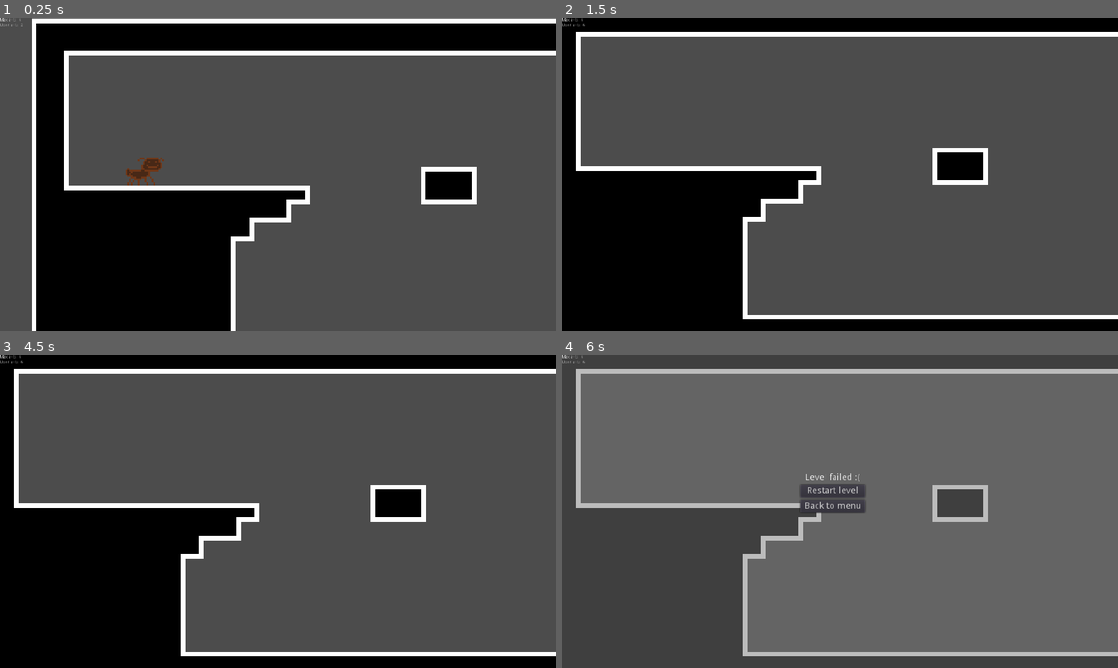
Above: before the commit, frames 1-4 (two rows, left to right).
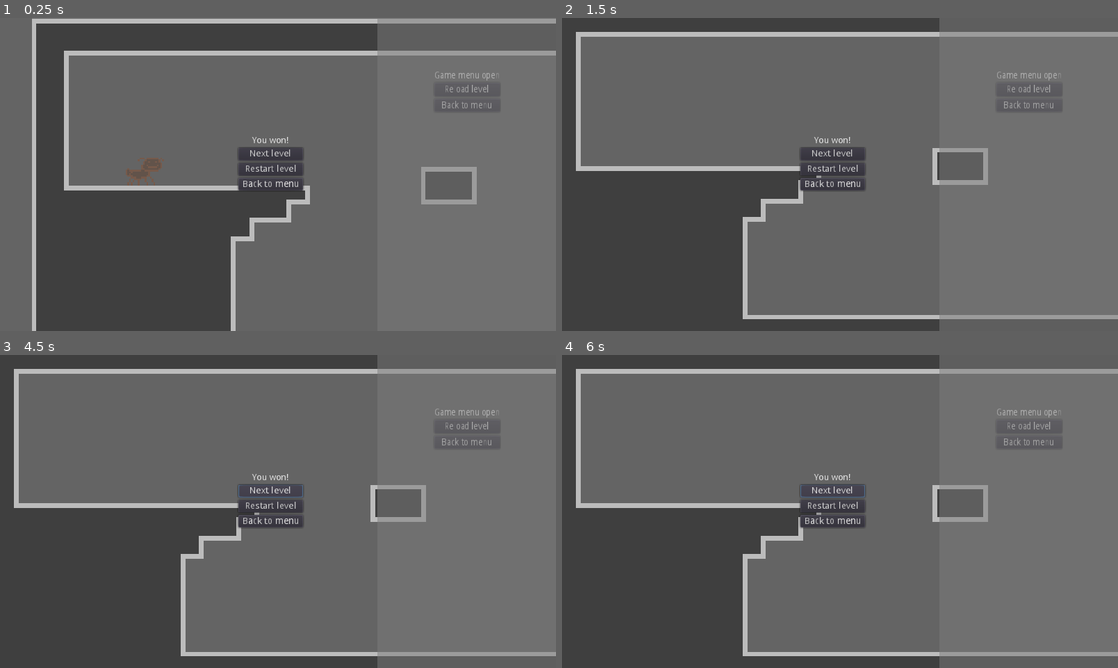
Above: after the commit, the same moments.

Repository: gramozilho/StaySafeJam
Game: Godot game, scene res://Scenes/Level 1.tscn
Two runs of this game, one before a commit and one after it. Both use one fixed random seed, a clock stepped at 60 frames per second and the inputs below.
Inputs (mouse positions are in pixels of both pictures, inside the frame that each line leads up to):
- Up to frame 1 (0.25 s): no input
- Up to frame 2 (1.5 s): click (1029, 89) at 0.5 s, where only the run after the commit has a clickable "Reload level"; click (1029, 105) at 1.25 s, where only the run after the commit has a clickable "Back to menu"
- Up to frame 3 (4.5 s): click (272, 505) at 2 s, where only the run after the commit has a clickable "Restart level"; click (272, 505) at 2.75 s, where only the run after the commit has a clickable "Restart level"; click (272, 505) at 3.5 s, where only the run after the commit has a clickable "Restart level"; click (272, 489) at 4.25 s, where only the run after the commit has a clickable "Next level"
- Up to frame 4 (6 s): click (834, 489) at 5 s, where only the run after the commit has a clickable "Next level"; tap Enter at 5.75 s; hold D (move_right) from 5.78 s (still down); tap 3 (trigger_lose) at 5.85 s

The runs differ from the first frame. In frame 1, 61% of the frame differs, in the area x 0-100%, y 0-100%; in frame 2, 58%; in frame 3, 58%; in frame 4, 5.6%.
Error after the commit: Parse Error: The variable type cannot be inferred because its value is "null". (res://Objects/MenuHandler.gd:4)

Commit message:
Fixed the damn thing.

Diff:
--- a/Objects/MenuHandler.gd
+++ b/Objects/MenuHandler.gd
@@ -1,24 +1,23 @@
 extends CanvasLayer
 
-var menu_on = false setget menu_transition
-var current_scene = null
-var can_open_menu = true
-var current_level = 0
+var menu_on := false setget menu_transition
+var current_scene := null
+var can_open_menu := true
+var current_level := 0
 
-var path_titlescreen = "res://Scenes/TitleMenu.tscn"
-var path_lvl1 = "res://Scenes/Level 1.tscn"
-var path_lvl2 = "res://Scenes/Level 2.tscn"
-var path_levels = [path_lvl1, path_lvl2]
+var path_titlescreen := "res://Scenes/TitleMenu.tscn"
+var path_lvl1 := "res://Scenes/Level 1.tscn"
+var path_lvl2 := "res://Scenes/Level 2.tscn"
+var path_levels := [path_lvl1, path_lvl2]
 
-const MSG_LEVEL_COMPLETED = "Level completed!"
-const MSG_LEVEL_FAILED = "Level failed :("
+const MSG_LEVEL_COMPLETED := "Level completed!"
+const MSG_LEVEL_FAILED := "Level failed :("
 
-func _ready():
+func _ready() -> void:
 	reset_menus()
 
 	var root = get_tree().get_root()
 	current_scene = root.get_child(root.get_child_count() - 1)
-
 
 func _process(delta : float) -> void:
 	# keeping the menu handling here for now to keep my work on separate scenes
@@ -35,49 +34,46 @@
 	$GUI/VBoxContainer/AntsLabel.text = "Used ants: "+ var2str(AntManager.amount_of_ants)
 	pass
 
-func menu_transition(turn_on):
+func menu_transition(turn_on) -> void:
 	menu_on = turn_on
 	$GameMenu.visible = turn_on
 
-
-func reset_menus():
+func reset_menus() -> void:
 	self.menu_on = false
 	$EndScreen.visible = false
 	$GUI.visible = true
 	can_open_menu = true
 
 
-func _on_Restart_pressed():
+func _on_Restart_pressed() -> void:
 	reset_menus()
-	#get_tree().reload_current_scene()
-	goto_scene(path_levels[current_level])
+	get_tree().reload_current_scene()
+	#goto_scene(path_levels[current_level])
 
 
-func _on_BackToMenu_pressed():
+func _on_BackToMenu_pressed() -> void:
 	goto_scene(path_titlescreen)
 
-
-func goto_scene(path):
+func goto_scene(path) -> void:
 	call_deferred("_deferred_goto_scene", path)
 	reset_menus()
 	if path == path_titlescreen:
 		$GUI.visible = false
 
-
-func _deferred_goto_scene(path):
+func _deferred_goto_scene(path) -> void:
 	current_scene.free()
 	var s = ResourceLoader.load(path)
 	current_scene = s.instance()
 	get_tree().get_root().add_child(current_scene)
 
-func win_screen():
+func win_screen() -> void:
 	self.menu_on = false
 	can_open_menu = false
 	$EndScreen/VBoxContainer/EndMessage.text = MSG_LEVEL_COMPLETED
 	$EndScreen/VBoxContainer/Next.visible = true
 	$EndScreen.visible = true
 
-func lose_screen():
+func lose_screen() -> void:
 	self.menu_on = false
 	can_open_menu = false
 	$EndScreen/VBoxContainer/EndMessage.text = MSG_LEVEL_FAILED
@@ -85,10 +81,10 @@
 	$EndScreen.visible = true
 
 
-func _on_Next_pressed():
+func _on_Next_pressed() -> void:
 	current_level = (current_level + 1) % len(path_levels)
 	goto_scene(path_levels[current_level])
 
-func start_game():
+func start_game() -> void:
 	current_level = 0
 	goto_scene(path_levels[current_level])
--- a/Objects/MenuHandler.tscn
+++ b/Objects/MenuHandler.tscn
@@ -114,6 +114,9 @@
 [node name="VBoxContainer" type="VBoxContainer" parent="GUI"]
 margin_right = 40.0
 margin_bottom = 40.0
+__meta__ = {
+"_edit_use_anchors_": false
+}
 
 [node name="MaximumAntsLabel" type="Label" parent="GUI/VBoxContainer"]
 margin_right = 40.0
